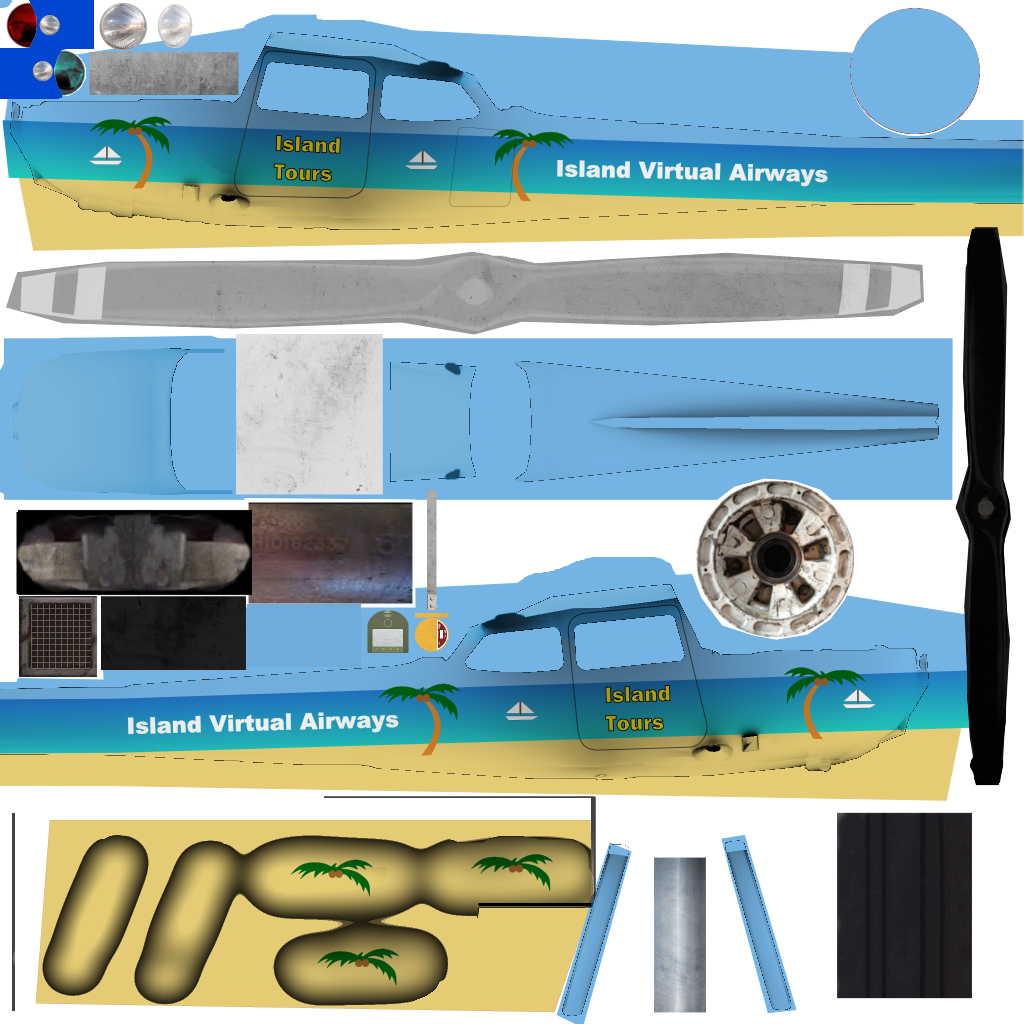
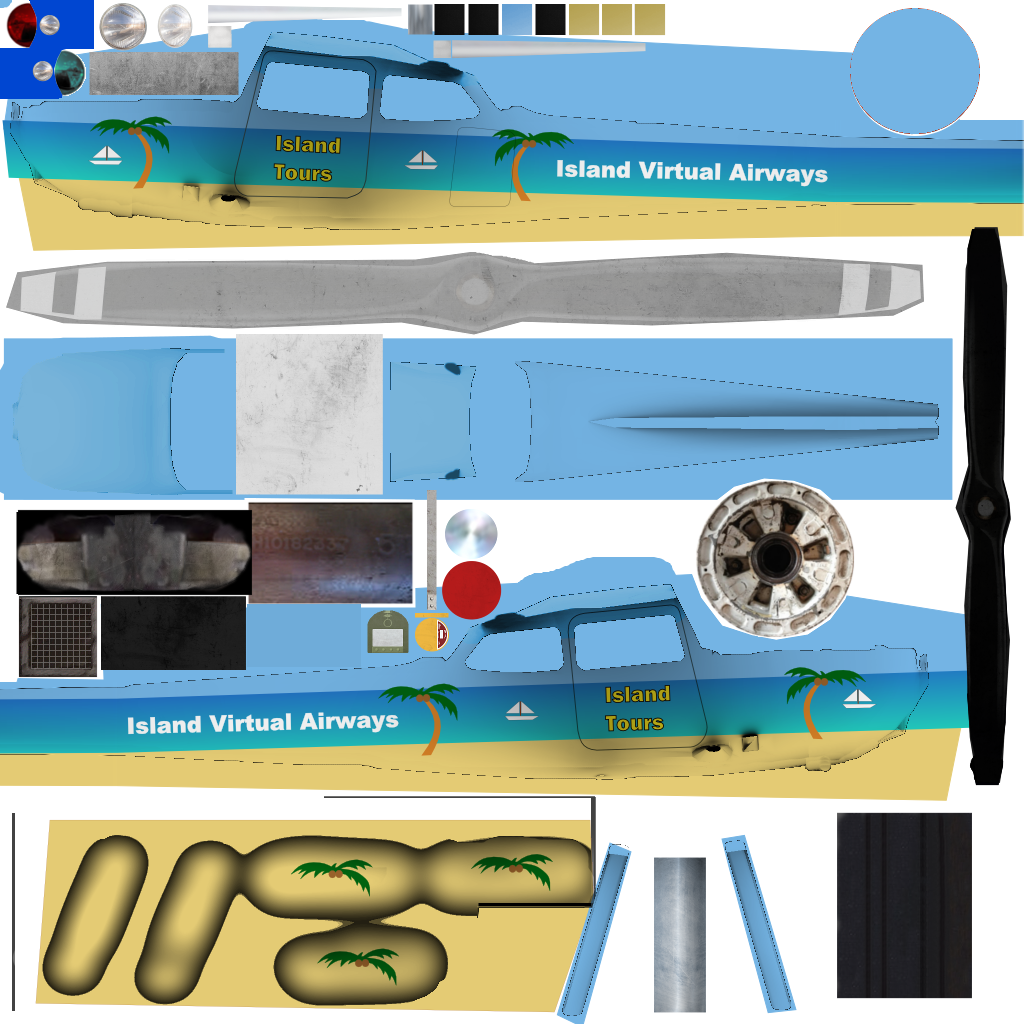
Layers edited between the first and the second 1024px x 1024px image:
added layer "Clipboard #10" above "Clipboard #9" over [207, 4, 666, 620]
